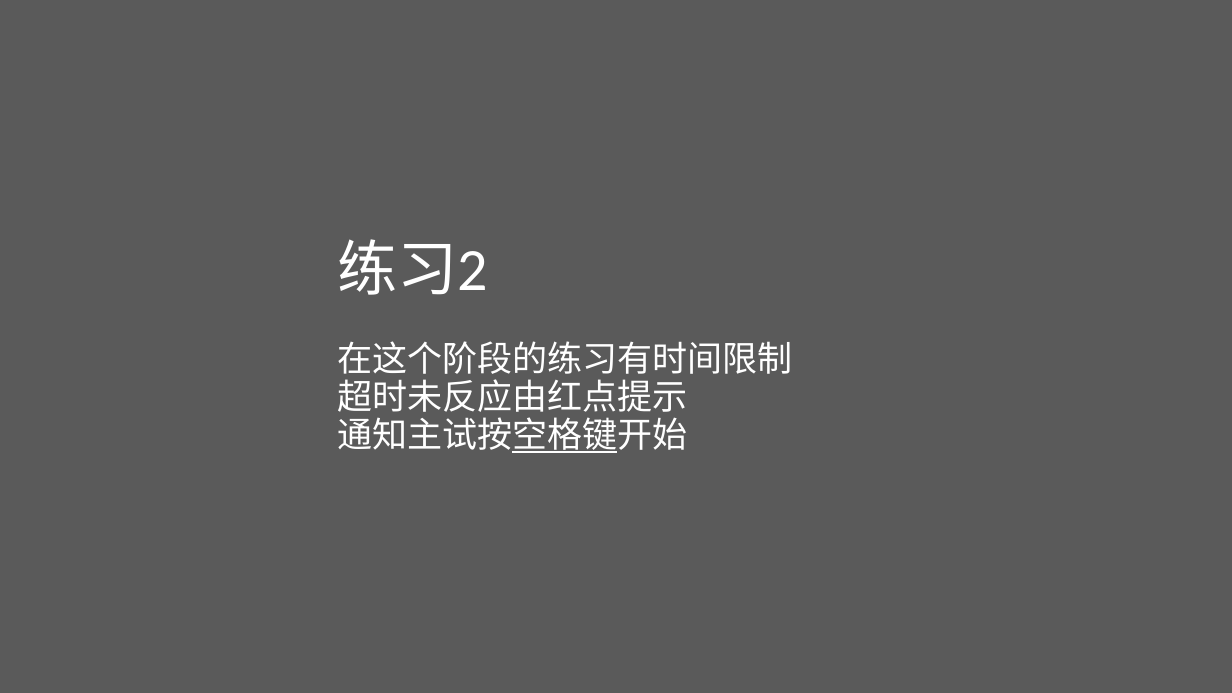
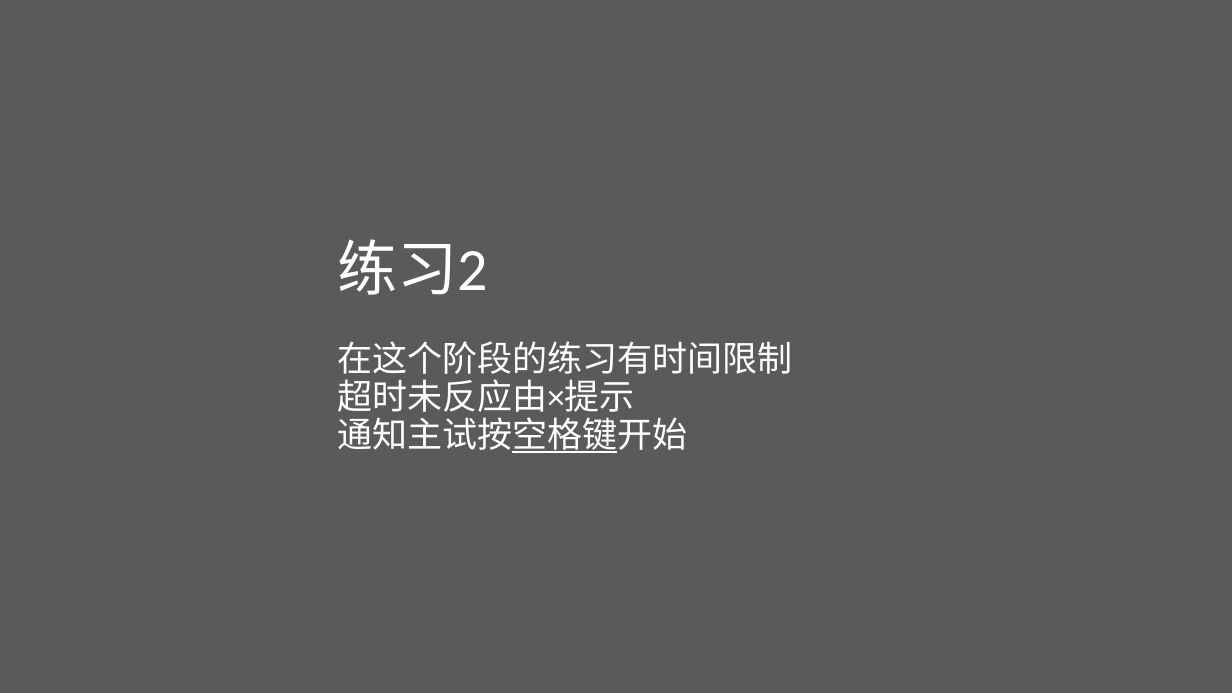
Before and after one commit to NieSz/poor-neuroeco-exp, a slide deck: slide 7 of exp/instruction/instruction_gr.pptx. Drawn at 1232x693 pixels with LibreOffice and Linux fonts; fonts in the diff are those of the drawing. Boxes give left, top, right and bottom in pixels: in the first picture for what was removed or moved away, otherwise in the second. Text is boxed around its words. In the diff, an @@ line names an element or a change of style, - is before the commit and + after.

```diff
--- a/exp/instruction/instruction_gr.pptx
+++ b/exp/instruction/instruction_gr.pptx
@@ title at box(338, 239, 793, 453): text changed @@
-练习2
-在这个阶段的练习有时间限制
-超时未反应由红点提示
-通知主试按空格键开始
+练习2
+在这个阶段的练习有时间限制
+超时未反应由×提示
+通知主试按空格键开始
```
Also in this commit, not shown: 2 other slides changed, 12 other files.
